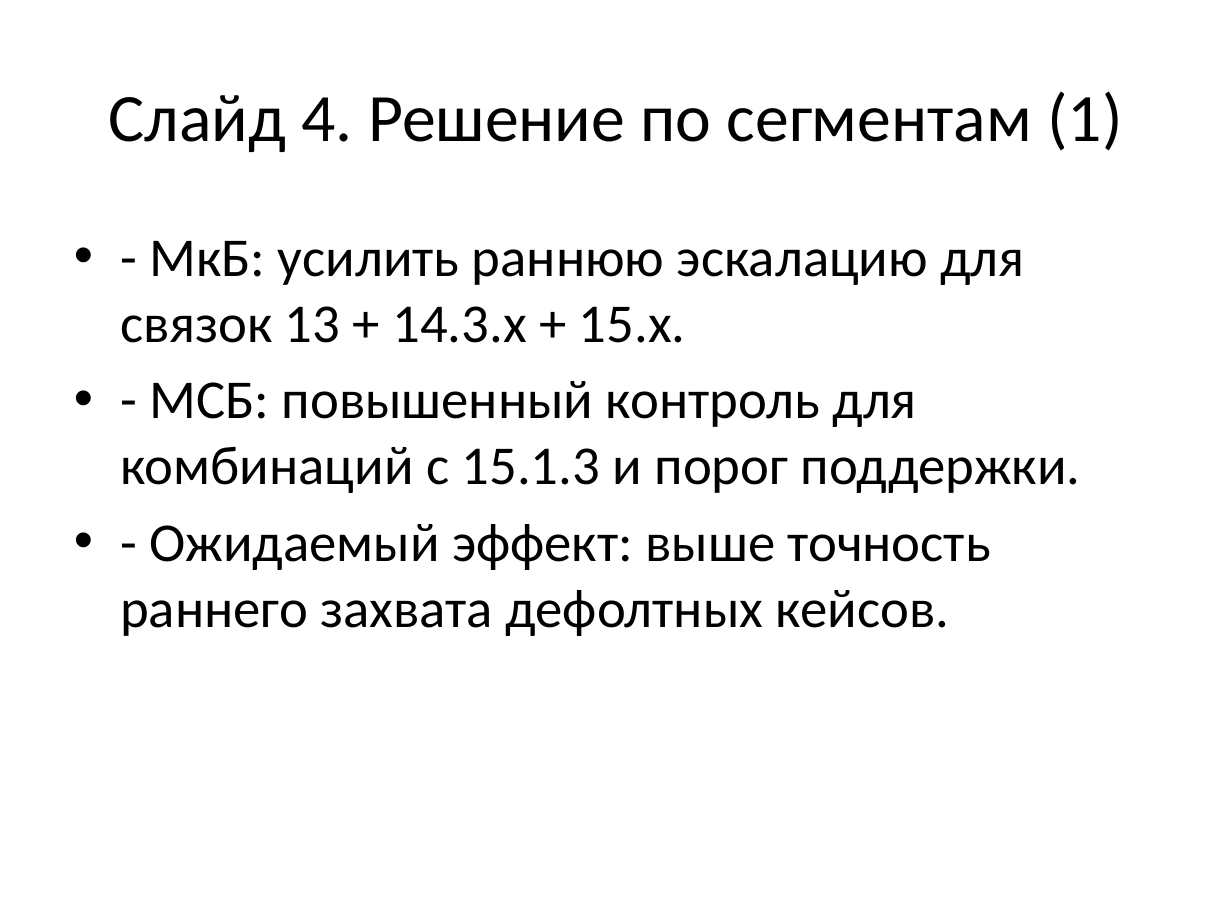
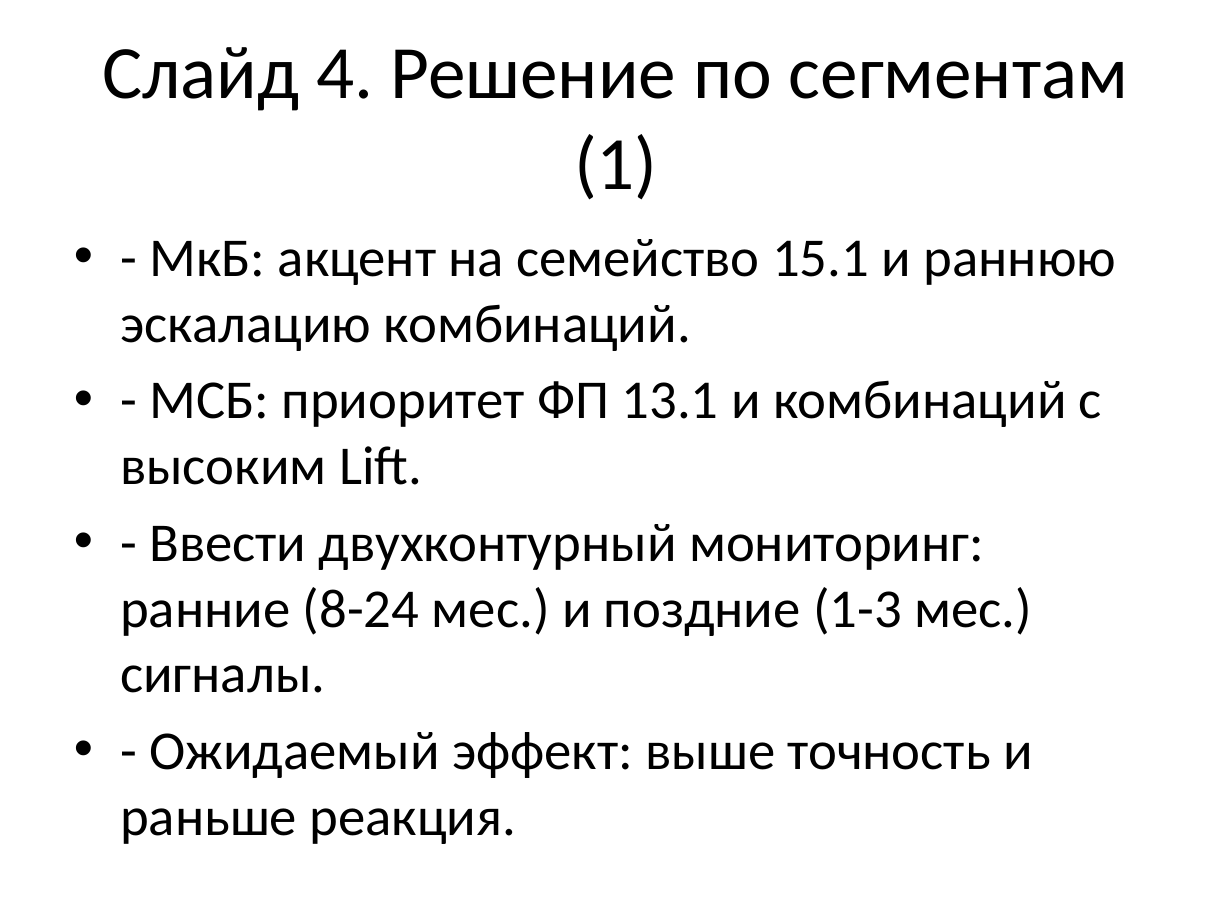
Before and after one commit to Crypt0head/sql_test, a slide deck: slide 4 of fp_sfp_presentation_ultra_short.pptx. Drawn at 1232x924 pixels with LibreOffice and Linux fonts; fonts in the diff are those of the drawing. Boxes give left, top, right and bottom in pixels: in the first picture for what was removed or moved away, otherwise in the second. Text is boxed around its words. In the diff, an @@ line names an element or a change of style, - is before the commit and + after.

```diff
--- a/fp_sfp_presentation_ultra_short.pptx
+++ b/fp_sfp_presentation_ultra_short.pptx
@@ title "Слайд 4. Решение по сегментам ..." at [102, 47, 1128, 200]: size 39.6 to 44 pt @@
@@ text at [120, 239, 1117, 844]: text changed @@
-• - МкБ: усилить раннюю эскалацию для связок 13 + 14.3.x + 15.x.
-• - МСБ: повышенный контроль для комбинаций с 15.1.3 и порог поддержки.
-• - Ожидаемый эффект: выше точность раннего захвата дефолтных кейсов.
+• - МкБ: акцент на семейство 15.1 и раннюю эскалацию комбинаций.
+• - МСБ: приоритет ФП 13.1 и комбинаций с высоким Lift.
+• - Ввести двухконтурный мониторинг: ранние (8-24 мес.) и поздние (1-3 мес.) сигналы.
+• - Ожидаемый эффект: выше точность и раньше реакция.
```
Also in this commit, not shown: 6 other slides changed, 1 other file.
